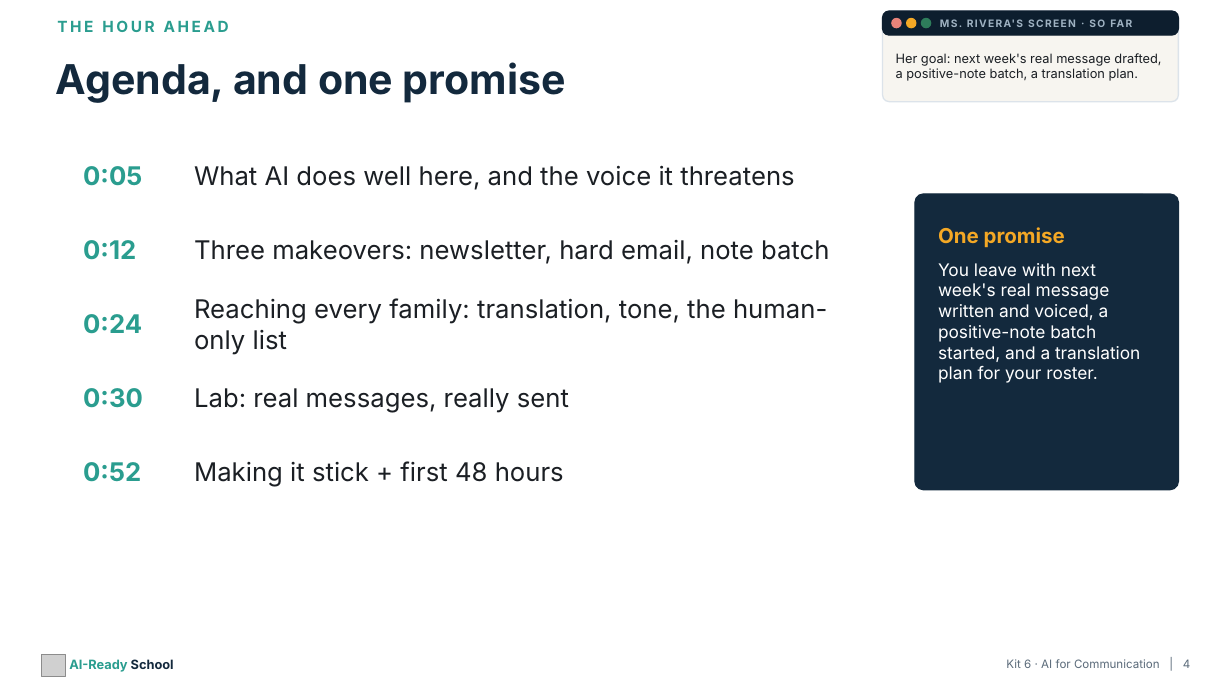
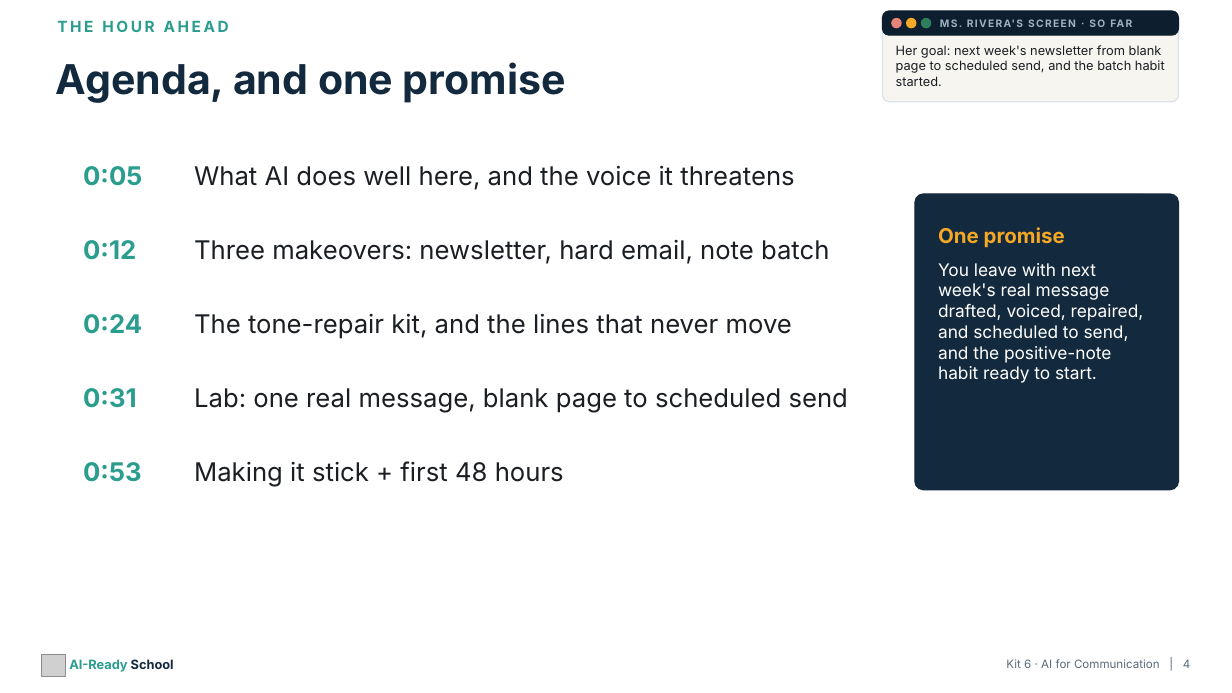
Before and after one commit to aspinozzi1/Ai-School-Ready, a slide deck: slide 4 of kits/kit06/Kit06_PresentationDeck.pptx. Drawn at 1232x693 pixels with LibreOffice and Linux fonts; fonts in the diff are those of the drawing; grey boxes stand for pictures. Boxes give left, top, right and bottom in pixels: in the first picture for what was removed or moved away, otherwise in the second. Text is boxed around its words. In the diff, an @@ line names an element or a change of style, - is before the commit and + after.

```diff
--- a/kits/kit06/Kit06_PresentationDeck.pptx
+++ b/kits/kit06/Kit06_PresentationDeck.pptx
@@ text at (896,45,1165,86): text changed @@
-Her goal: next week's real message drafted, a positive-note batch, a translation plan.
+Her goal: next week's newsletter from blank page to scheduled send, and the batch habit started.
@@ text at (938,263,1144,383): text changed @@
-You leave with next week's real message written and voiced, a positive-note batch started, and a translation plan for your roster.
+You leave with next week's real message drafted, voiced, repaired, and scheduled to send, and the positive-note habit ready to start.
@@ text at (194,313,792,339): text changed @@
-Reaching every family: translation, tone, the human-only list
+The tone-repair kit, and the lines that never move
@@ text at (83,388,137,408): text changed @@
-0:30
+0:31
@@ text at (194,388,848,413): text changed @@
-Lab: real messages, really sent
+Lab: one real message, blank page to scheduled send
@@ text at (83,462,141,482): text changed @@
-0:52
+0:53
```
Also in this commit, not shown: 13 other slides changed, 4 slides added, 4 slides removed, 21 other files.
